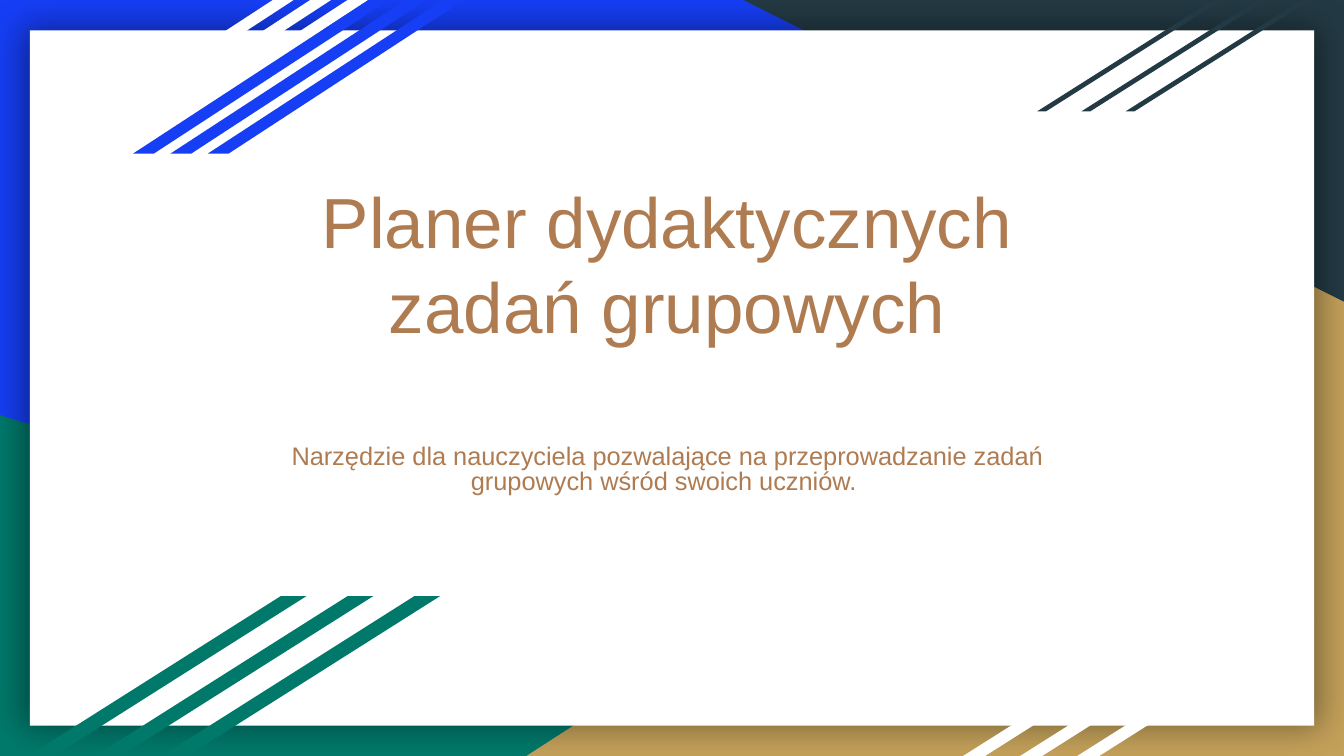
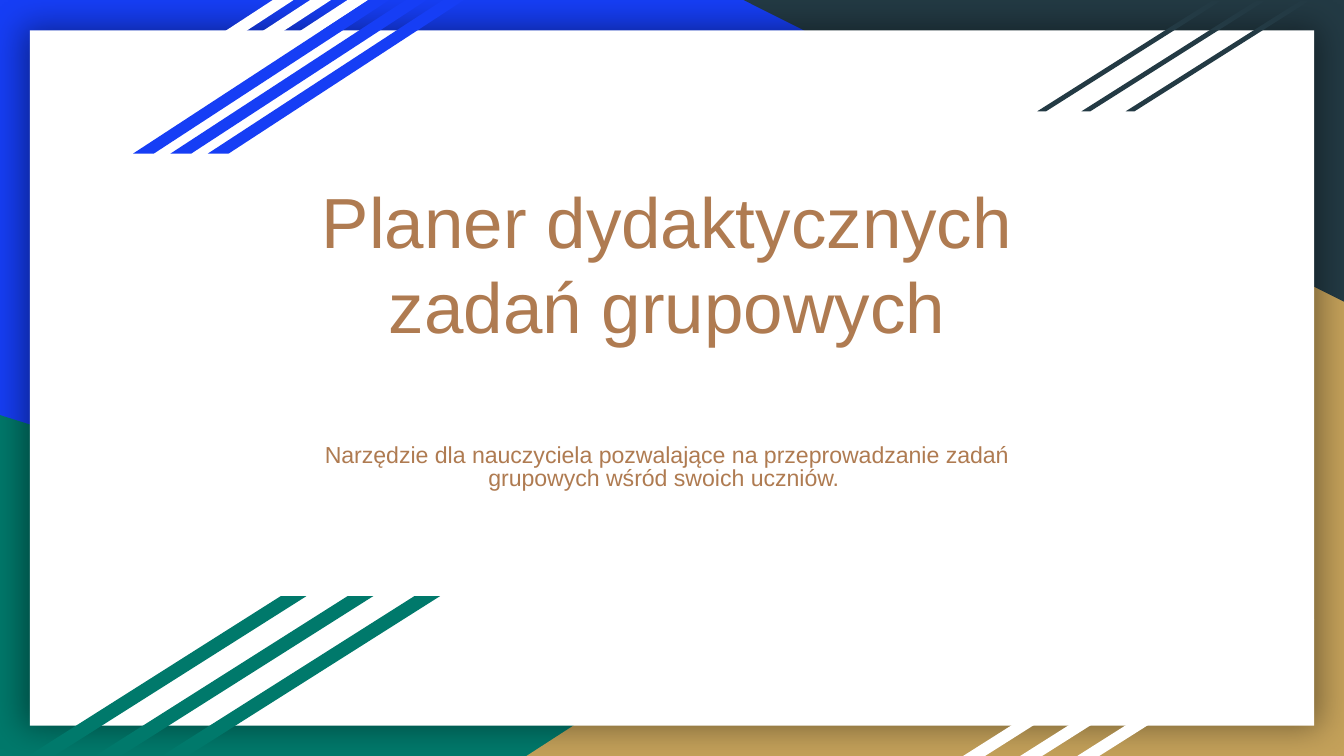
Before and after one commit to dszymanskiq/gprojects, a slide deck: slide 1 of prezentacja.pptx. Drawn at 1344x756 pixels with LibreOffice and Linux fonts; fonts in the diff are those of the drawing. Boxes give left, top, right and bottom in pixels: in the first picture for what was removed or moved away, otherwise in the second. Text is boxed around its words. In the diff, an @@ line names an element or a change of style, - is before the commit and + after.

```diff
--- a/prezentacja.pptx
+++ b/prezentacja.pptx
@@ subtitle "Narzędzie dla nauczyciela pozwalające na ..." at (325,446,1009,491): size 13.6 to 12.4 pt @@
```
Also in this commit, not shown: 1 other slide changed, 3 slides added.
